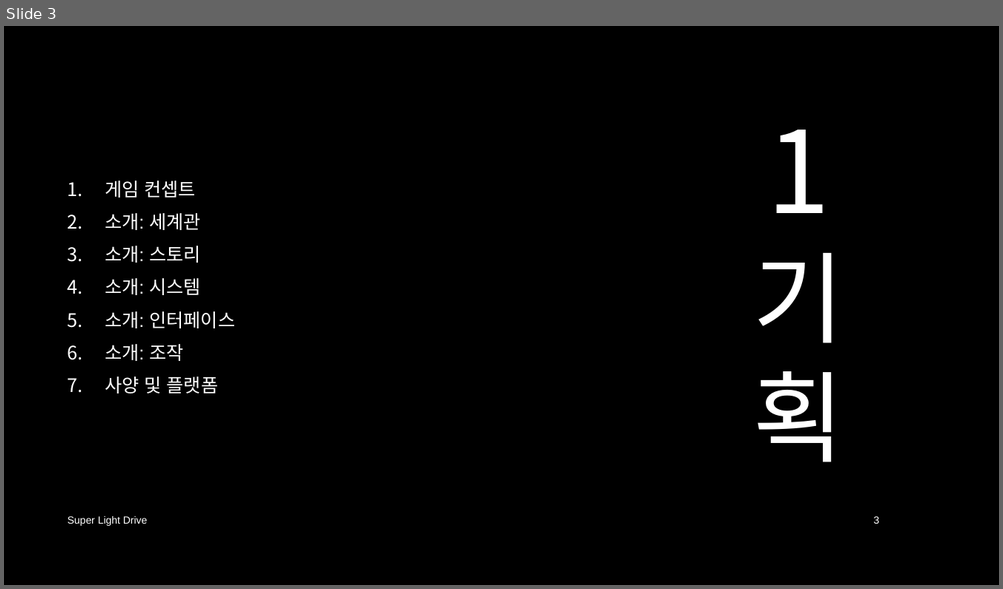
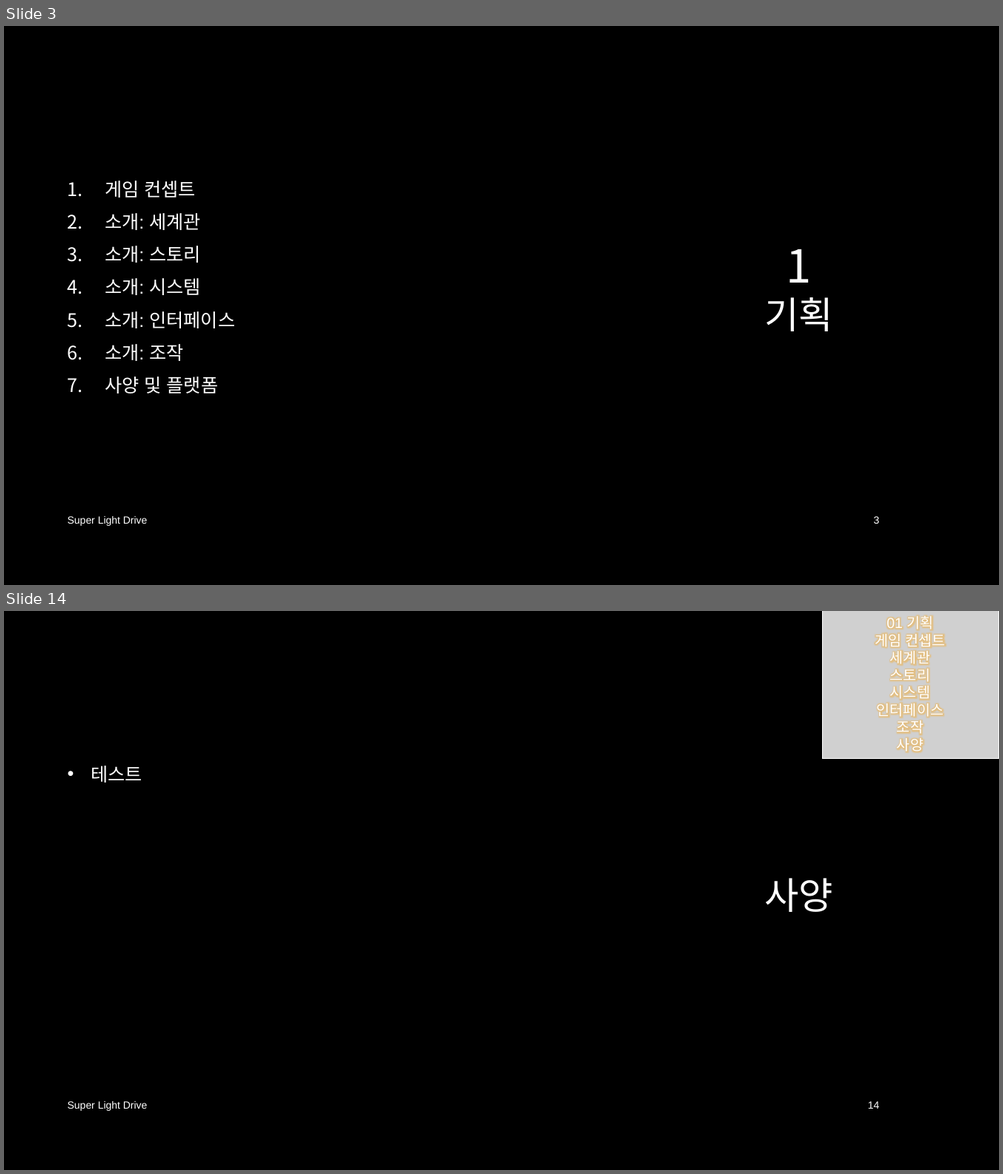
Before and after one commit to iconstudio/2017-Platformer, a slide deck: slides/SuperLightDrive_20171228.pptx. Shown one above the other, each under a label of ours: slide 3 before the commit, slides 3 and 14 after it; the slides between them are not shown. The pictures are 1003x589 and 1003x1174 pixels, drawn with LibreOffice and Linux fonts; fonts in the diff are those of the drawing; grey boxes stand for pictures; background and template pictures are left out. Boxes give left, top, right and bottom in pixels: in the first picture for what was removed or moved away, otherwise in the second. Text is boxed around its words. In the diff, an @@ line names an element or a change of style, - is before the commit and + after.

```diff
--- a/slides/SuperLightDrive_20171228.pptx
+++ b/slides/SuperLightDrive_20171228.pptx
@@ slide 14 added at (4, 611, 999, 1170), background picture (left out) @@
@@ picture added at (822, 611, 998, 759), 14 pt, text #FFFFFF @@
+01 기획
+게임 컨셉트
+세계관
+스토리
+시스템
+인터페이스
+조작
+사양
@@ text added at (91, 766, 142, 783), 18 pt, text #FFFFFF @@
+• 테스트
@@ title added at (764, 878, 833, 912), 36 pt, text #FFFFFF @@
+사양
@@ text added at (68, 1102, 148, 1111), 10 pt, text #FFFFFF @@
+Super Light Drive
@@ page number added at (868, 1102, 879, 1109), 10 pt, text #FFFFFF @@
+14
@@ slide 3 changed as well @@
@@ title at (764, 249, 833, 332): text changed; size 96 to 36 pt @@
-1기획
+1
+기획
```
Also in this commit, not shown: 3 other slides changed, 16 other slides added.
